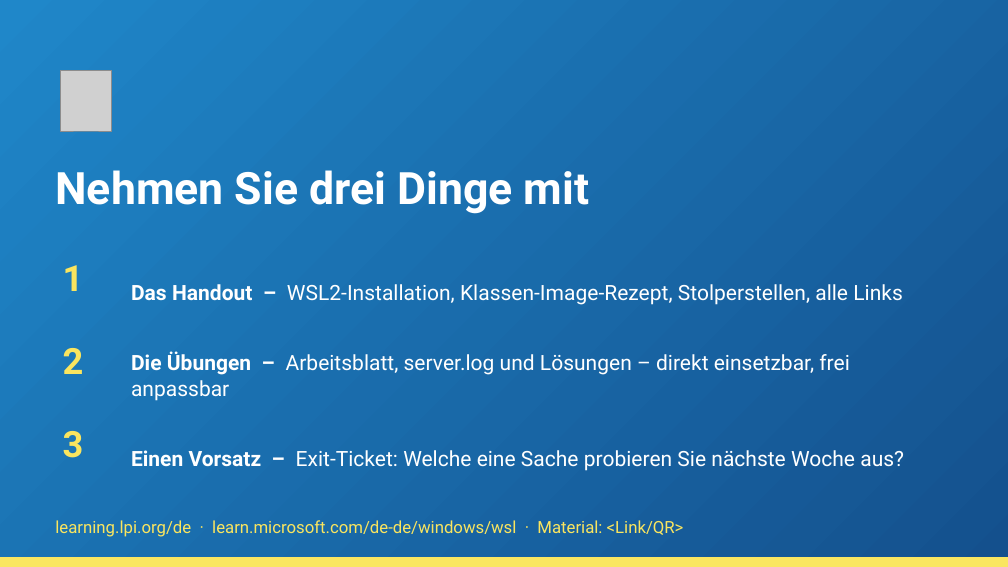
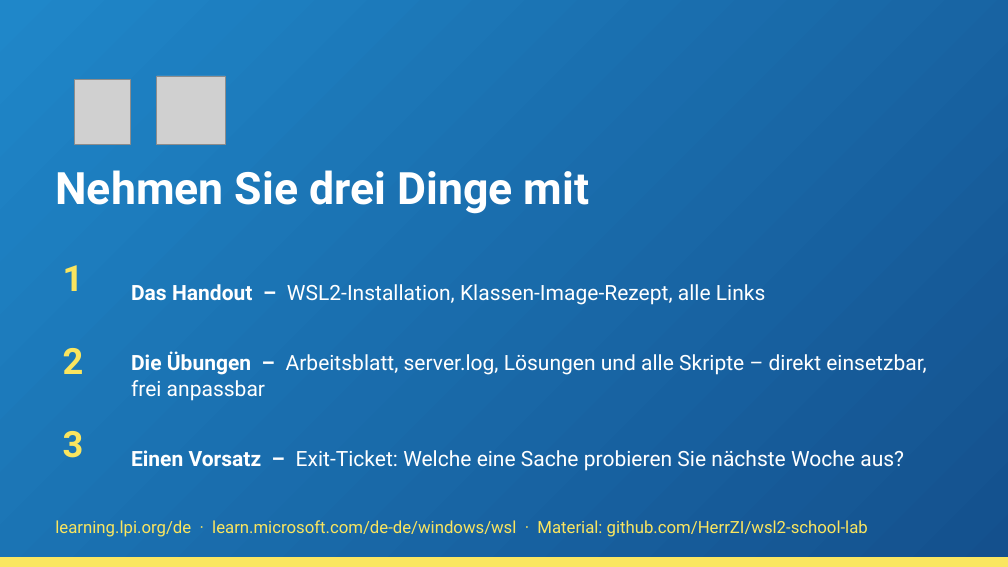
Before and after one commit to HerrZI/wsl2-school-lab, a slide deck: slide 13 of Workshop_WSL2_Linux_unterrichten_neu.pptx. Drawn at 1008x567 pixels with LibreOffice and Linux fonts; fonts in the diff are those of the drawing; grey boxes stand for pictures; background and template pictures are left out. Boxes give left, top, right and bottom in pixels: in the first picture for what was removed or moved away, otherwise in the second. Text is boxed around its words. In the diff, an @@ line names an element or a change of style, - is before the commit and + after.

```diff
--- a/Workshop_WSL2_Linux_unterrichten_neu.pptx
+++ b/Workshop_WSL2_Linux_unterrichten_neu.pptx
@@ picture resized from (x1=60, y1=70, x2=112, y2=131) to (x1=75, y1=79, x2=130, y2=145) @@
@@ picture added at (x1=157, y1=76, x2=225, y2=144) @@
@@ text at (x1=131, y1=284, x2=766, y2=305): text changed @@
-Das Handout – WSL2-Installation, Klassen-Image-Rezept, Stolperstellen, alle Links
+Das Handout – WSL2-Installation, Klassen-Image-Rezept, alle Links
@@ text at (x1=131, y1=351, x2=926, y2=401): text changed @@
-Die Übungen – Arbeitsblatt, server.log und Lösungen – direkt einsetzbar, frei anpassbar
+Die Übungen – Arbeitsblatt, server.log, Lösungen und alle Skripte – direkt einsetzbar, frei anpassbar
@@ text at (x1=55, y1=520, x2=868, y2=537): text changed @@
-learning.lpi.org/de · learn.microsoft.com/de-de/windows/wsl · Material: <Link/QR>
+learning.lpi.org/de · learn.microsoft.com/de-de/windows/wsl · Material: github.com/HerrZI/wsl2-school-lab
```
Also in this commit, not shown: 10 other slides changed, 1 slide added, 1 slide removed, 11 other files.
